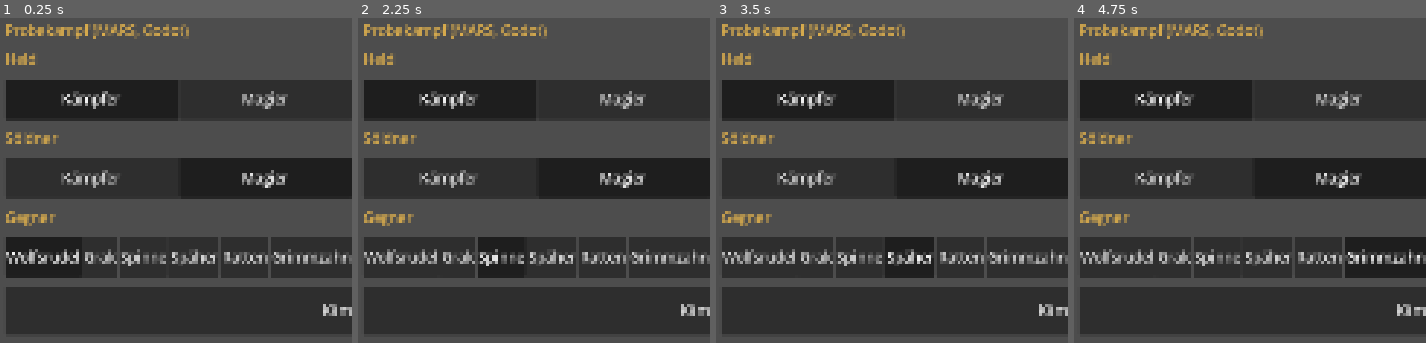
Above: before the commit, frames 1-4 (left to right).
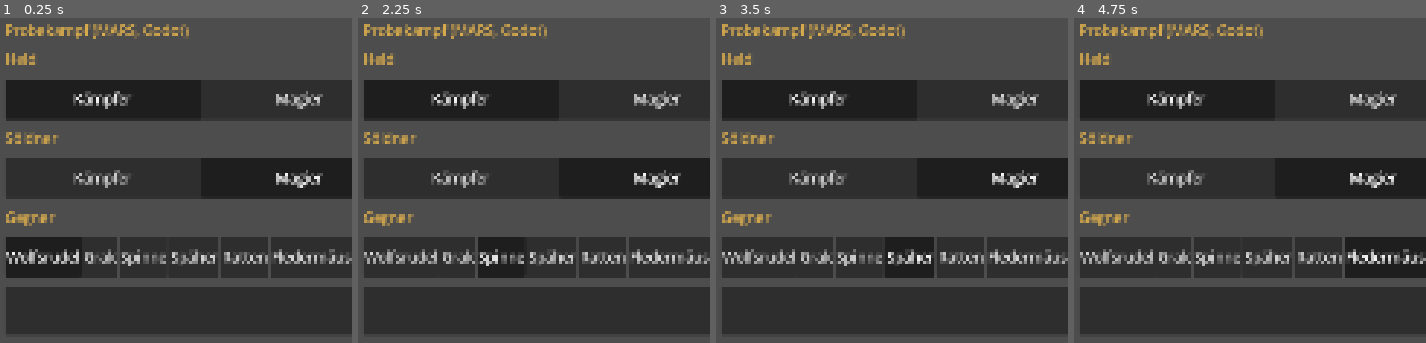
Above: after the commit, the same moments.

Repository: tramour-cmyk/androidapp_rpg_bornim
Game: Godot game, scene res://kampf/probe.tscn
Same seed, same stepped clock (60 frames per second), same inputs: the game is played once before the commit and once after it.
Inputs (mouse positions are in pixels of both pictures, inside the frame that each line leads up to):
- Up to frame 1 (0.25 s): no input
- Up to frame 2 (2.25 s): click "Wolfsrudel" at 0.5 s; click "Grak" at 1.25 s; click "Spinne" at 2 s
- Up to frame 3 (3.5 s): click "Späher" at 2.75 s
- Up to frame 4 (4.75 s): click "Ratten" at 3.5 s; click (1383, 258) at 4.25 s, where only the run before the commit has a clickable "Grimmzahn"

The runs differ from the first frame. In frame 1, 3.2% of the frame differs, in the area x 17-100%, y 22-92%; in frame 2, 3.2%; in frame 3, 3.2%; in frame 4, 3.3%.

Commit message:
348.7 Riesenfledermaus Runde 2 (Entwurf, lokal geprüft): Grundmodell Vogel flieger.py (Skelett für alle Flieger, Flughaut zwischen Fingerknochen, auch für Toms Vögel), fledermaus.py braun, schwarz mit Riss, grau mit Narben; Farben als Bildfarbe gegen alt geeicht (Runde 1 pechschwarz); Probe GEGNER=BATS; Befunde Runde 2 im Kopf von fledermaus.py [skip ci]
Co-Authored-By: Claude Opus 5.5 <noreply@anthropic.com>
Claude-Session: https://claude.ai/code/session_01Hmoj75vX6Z7EFP57RtBRAo

Diff:
--- a/godot/kampf/figur.gd
+++ b/godot/kampf/figur.gd
@@ -28,12 +28,12 @@
 const FADE_MS := 600
 const WOLF_COATS := ["grau", "dunkel", "rost", "asche"]
 ## 348.9 Entwurf: ERSATZ=boar zeigt das Wolfsrudel mit einem anderen Vierbeiner (Modell und Größe, Regeln bleiben die des Wolfs)
-const ERSATZ_FELLE := {"boar": ["dunkel", "grau", "rost"], "giant_rat": ["braun", "grau", "schwarz"]}
+const ERSATZ_FELLE := {"boar": ["dunkel", "grau", "rost"], "giant_rat": ["braun", "grau", "schwarz"], "giant_bat": ["braun", "schwarz", "grau"]}
 ## Bewegungen eines Vierbeiners, die beim Wolf anders heißen (wildschwein.py: Hauerstoß statt Biss, Rammen statt Sprung)
 ## Kopfhöhe (Ohrspitzen) und Bodenschatten (Breite, Länge, Mitte vor dem Ursprung) des Ersatzes in Modellmetern (Ratte Runde 2:
 ## Balken 200 px über der Ratte, Schatten größer als das Tier)
-const ERSATZ_KOPF := {"giant_rat": 0.4}
-const ERSATZ_SCHATTEN := {"giant_rat": [0.3, 0.85, -0.08]}
+const ERSATZ_KOPF := {"giant_rat": 0.4, "giant_bat": 0.98}
+const ERSATZ_SCHATTEN := {"giant_rat": [0.3, 0.85, -0.08], "giant_bat": [0.9, 0.5, -0.04]}
 ## Ersatz ohne Umgebungsvariable (Prüf-APK: Probekampf „Ratten“ setzt giant_rat); ERSATZ geht vor
 static var ersatz_art := ""
 static func ersatz() -> String:
--- a/godot/kampf/kampfort.gd
+++ b/godot/kampf/kampfort.gd
@@ -41,7 +41,8 @@
 ## Ratte Runde 11 (Chef 25.10., 18:32 „deutlich größer“): Modell 0,6 m Schulter (figur.gd ART_GROESSE), in echter Größe gegen den Wolf
 ## Chef 25.10., 19:05 („die Riesenratten jetzt so groß von der Risthöhe wie die Helden … übertrieben“): Ratte in echter Größe gegen
 ## die Helden (0,6 m), ohne die Bildvergrößerung FOE_SIZE·WOLF_SIZE der Gegner
-const ART_SIZE := {"boar": 90.0 / 76.0 * 0.8 / 0.9, "giant_rat": 1.0 / (FOE_SIZE * WOLF_SIZE)}
+const ART_SIZE := {"boar": 90.0 / 76.0 * 0.8 / 0.9, "giant_rat": 1.0 / (FOE_SIZE * WOLF_SIZE),
+		"giant_bat": 1.0 / (FOE_SIZE * WOLF_SIZE)}     # 348.7 Riesenfledermaus: echte Größe (fledermaus.py, Abnahmeliste)
 const WOLF_SIZE := 0.88         # 1,08 nach Messung (Schulter/Held alt 0,64, neu 0,52) wirkte im Bild „wie Kälber“ (Prüfer Lauf 14); zurück
 # SkirmishScreen.kt
 const SAY_MS := 1100
--- a/godot/kampf/probe.gd
+++ b/godot/kampf/probe.gd
@@ -9,7 +9,7 @@
 const Figur = preload("res://kampf/figur.gd")
 const CLASSES := ["FIGHTER", "WIZARD", "ROGUE", "CLERIC"]
 const NAMES := {"FIGHTER": "Kämpfer", "WIZARD": "Magier", "ROGUE": "Schurke", "CLERIC": "Kleriker"}
-const FOES := {"WOLVES": "Wolfsrudel", "GRAK": "Grak", "SPIDER": "Spinne", "SCOUT": "Späher", "RATS": "Ratten", "GRIMM": "Grimmzahn", "GOBLINS": "Goblins", "SCOUTS": "Goblin-Späher", "SHAMANS": "Goblin-Schamanen", "KOBOLDS": "Kobolde"}
+const FOES := {"WOLVES": "Wolfsrudel", "GRAK": "Grak", "SPIDER": "Spinne", "SCOUT": "Späher", "RATS": "Ratten", "BATS": "Fledermäuse", "GRIMM": "Grimmzahn", "GOBLINS": "Goblins", "SCOUTS": "Goblin-Späher", "SHAMANS": "Goblin-Schamanen", "KOBOLDS": "Kobolde"}
 
 var tables: Dictionary
 var hero_cls := "FIGHTER"
@@ -545,6 +545,8 @@
 		"SCOUT": [["gob1", Mars.CALLED, Vector2i(0, 0)], ["scout", Mars.SCOUT, Vector2i(1, 0)]],
 		# 348.9: drei Riesenratten im Aussehen, Regeln noch die des Wolfs (Ratte in MARS fehlt noch)
 		"RATS": [["wolf1", Mars.WOLF, Vector2i(0, 0)], ["wolf2", Mars.WOLF, Vector2i(0, 1)], ["wolf3", Mars.WOLF, Vector2i(1, 0)]],
+		# 348.7: drei Riesenfledermäuse im Aussehen (fledermaus.py), Regeln noch die des Wolfs (Fledermaus in MARS fehlt noch)
+		"BATS": [["wolf1", Mars.WOLF, Vector2i(0, 0)], ["wolf2", Mars.WOLF, Vector2i(0, 1)], ["wolf3", Mars.WOLF, Vector2i(1, 0)]],
 		# 348.7: Grimmzahn allein vorn, zwei Wölfe seiner Leibwache (Packs.kt guard) hinten an den Seiten; im Aussehen, Regeln
 		# noch die des Wolfs (vorn rechts stand ihm der hintere Wolf auf dem Rücken, hinten verschwand er hinter der Wache: Prüfer Runden 2, 3)
 		"GRIMM": [[Figur.GRIMM, Mars.WOLF, Vector2i(0, 0)], ["wolf1", Mars.WOLF, Vector2i(1, 0)], ["wolf2", Mars.WOLF, Vector2i(1, 1)]],
@@ -557,7 +559,7 @@
 		# 348.7: drei Kobolde im Aussehen (goblin.py ART=kobold), Regeln noch die des Goblins (Kobold in MARS fehlt)
 		"KOBOLDS": [["gob1", Mars.CALLED, Vector2i(0, 0)], ["gob2", Mars.CALLED, Vector2i(0, 1)], ["gob3", Mars.CALLED, Vector2i(1, 0)]],
 	}[foe]
-	Figur.ersatz_art = {"RATS": "giant_rat", "SHAMANS": Figur.SHAMAN, "KOBOLDS": Figur.KOBOLD}.get(foe, "")
+	Figur.ersatz_art = {"RATS": "giant_rat", "BATS": "giant_bat", "SHAMANS": Figur.SHAMAN, "KOBOLDS": Figur.KOBOLD}.get(foe, "")
 	if still_name != "":
 		party[0].hero = party[0].hero.duplicate()
 		party[0].hero.name = still_name
@@ -575,6 +577,10 @@
 			m = m.duplicate()
 			m.de = "Riesenratte"
 			m.en = "Giant Rat"
+		elif foe == "BATS":     # Name aus den Regeln (Monsters.kt giant_bat)
+			m = m.duplicate()
+			m.de = "Riesenfledermaus"
+			m.en = "Giant Bat"
 		elif foe == "SHAMANS":     # Name aus den Regeln (Monsters.kt goblin_shaman)
 			m = m.duplicate()
 			m.de = "Goblin-Schamane"
Not shown, added: tools/blender348/fledermaus.py
Not shown, added: tools/blender348/flieger.py
